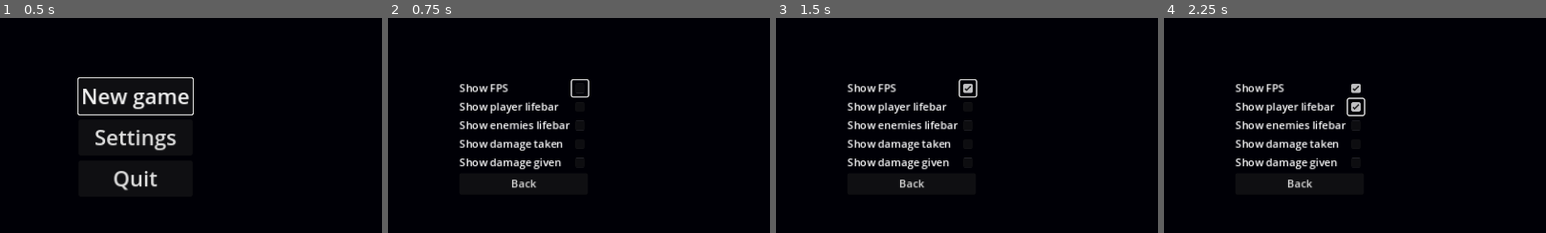
Above: before the commit, frames 1-4 (left to right).
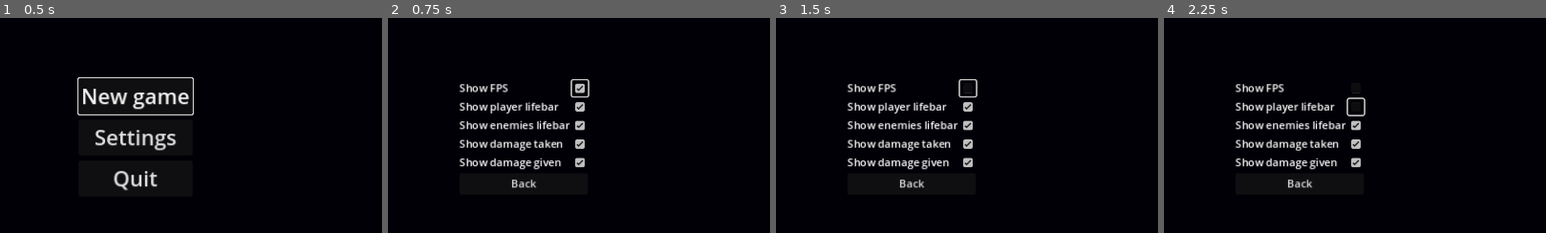
Above: after the commit, the same moments.

Repository: sebszczec/Bambo
Game: Godot game, scene res://scenes/start_menu.tscn
Two runs of this game, one before a commit and one after it. Both use one fixed random seed, a clock stepped at 60 frames per second and the inputs below.
Inputs (mouse positions are % of the whole screen's width and height, from its top left):
- Up to frame 1 (0.5 s): no input
- Up to frame 2 (0.75 s): click "Settings" at 0.5 s
- Up to frame 3 (1.5 s): click (57, 39) at 1.25 s
- Up to frame 4 (2.25 s): click (57, 43) at 2 s
The pictures show only the part of the screen within x 32-82%, y 22-72%; the shares and areas given below are measured in that part.

Frame 1 is identical in both runs. In frame 2, 0.5% of the frame differs, in the area x 49-52%, y 30-70%; in frame 3, 0.5%; in frame 4, 0.5%.

Commit message:
game can be configure through settings

Diff:
--- a/project.godot
+++ b/project.godot
@@ -15,6 +15,10 @@
 config/features=PackedStringArray("4.3", "Forward Plus")
 boot_splash/image="res://resources/bruxa logo.png"
 config/icon="res://icon.svg"
+
+[autoload]
+
+ConfigFIleHandler="*res://singletons/ConfigFileHandler.gd"
 
 [display]
 
--- a/scenes/settings_menu.tscn
+++ b/scenes/settings_menu.tscn
@@ -83,4 +83,9 @@
 layout_mode = 2
 text = "Back"
 
+[connection signal="toggled" from="GridContainer/HBoxContainer/Checks/ShowFpsCB" to="." method="_on_show_fps_cb_toggled"]
+[connection signal="toggled" from="GridContainer/HBoxContainer/Checks/ShowPlayerLifebarCB" to="." method="_on_show_player_lifebar_cb_toggled"]
+[connection signal="toggled" from="GridContainer/HBoxContainer/Checks/ShowEnemiesLifebarCB" to="." method="_on_show_enemies_lifebar_cb_toggled"]
+[connection signal="toggled" from="GridContainer/HBoxContainer/Checks/ShowDamageTakenCB" to="." method="_on_show_damage_taken_cb_toggled"]
+[connection signal="toggled" from="GridContainer/HBoxContainer/Checks/ShowDamageGivenCB" to="." method="_on_show_damage_given_cb_toggled"]
 [connection signal="pressed" from="GridContainer/BackButton" to="." method="_on_back_button_pressed"]
--- a/scripts/BallEnemy.gd
+++ b/scripts/BallEnemy.gd
@@ -15,7 +15,6 @@
 @export var Damage = 10
 @export var IsDamageOverTime = true
 @export var DamageTickTime = 0.5
-@export var ShowLifeBar = true
 @export var Life = 100
 
 @onready var agent = $NavigationAgent2D
@@ -23,14 +22,20 @@
 signal killed
 
 var resizeFactor = 1
+var showLifeBar = true
+var showDamage = true
 
 var player = null
 
 func _ready():
 	set_physics_process(false)
 	call_deferred("skip_frame")
+
+	var visualSettings = ConfigFIleHandler.load_visuals()
+	showLifeBar = visualSettings["show_enemies_lifebar"]
+	showDamage = visualSettings["show_damage_given"]
 	lifeBar.setColor(Color(0, 255, 0))
-	lifeBar.visible = ShowLifeBar
+	lifeBar.visible = showLifeBar
 
 	resizeTimer.start()
 
@@ -92,9 +97,10 @@
 
 
 func handleDamage(damage):
-	var damageText = floatingTextScene.instantiate()
-	damageText.Amount = damage
-	add_child(damageText)
+	if showDamage:
+		var damageText = floatingTextScene.instantiate()
+		damageText.Amount = damage
+		add_child(damageText)
 
 	Life = Life - damage
 	lifeBar.setValue(Life)
--- a/scripts/Player.gd
+++ b/scripts/Player.gd
@@ -15,7 +15,6 @@
 @export var SateliteRotationSpeed = 5
 @export var SateliteRadius = 25
 @export var PlayerRotationSpeed = 5
-@export var ShowLifeBar = true
 @export var Life = 100
 
 @export_category("Camera")
@@ -29,14 +28,19 @@
 var calculatedAcceleration = PlayerAcceleration
 var aim_vector = Vector2(0, 0)
 var aim_angle = 0
+var showLifeBar = true
+var showDamage = true
 
 var timers = {}
 
 func _ready() -> void:
 	lifeBar.setColor(Color(255, 0, 0))
 
+	var visualSettings = ConfigFIleHandler.load_visuals()
+	showLifeBar = visualSettings["show_player_lifebar"]
+	showDamage = visualSettings["show_damage_taken"]
 	lifeBar.setMaxValue(Life)
-	lifeBar.visible = ShowLifeBar
+	lifeBar.visible = showLifeBar
 
 func _physics_process(delta):
 	handleZoom()
@@ -130,9 +134,10 @@
 
 
 func handleDamage(damage):
-	var damageText = floatingTextScene.instantiate()
-	damageText.Amount = damage
-	add_child(damageText)
+	if showDamage:
+		var damageText = floatingTextScene.instantiate()
+		damageText.Amount = damage
+		add_child(damageText)
 
 	Life = Life - damage
 	lifeBar.setValue(Life)
--- a/scripts/information_box.gd
+++ b/scripts/information_box.gd
@@ -1,8 +1,8 @@
 extends Control
 
-@export var ShowFps = true
-@export var ShowEnemyCount= true
-@export var ShowBulletCount = true
+var showFps = true
+var showEnemyCount= true
+var showBulletCount = true
 
 @onready var fps_counter = $CanvasLayer/BoxContainer/FpsCounter
 @onready var enemy_counter = $CanvasLayer/BoxContainer/EnemyCounter
@@ -13,49 +13,23 @@
 
 # Called when the node enters the scene tree for the first time.
 func _ready() -> void:
-	fps_counter.visible = ShowFps
-	enemy_counter.visible = ShowEnemyCount
-	bullet_counter.visible = ShowBulletCount
+	var visualSettings = ConfigFIleHandler.load_visuals()
+
+	showFps = visualSettings["show_fps"]
+
+	fps_counter.visible = showFps
+	enemy_counter.visible = showEnemyCount
+	bullet_counter.visible = showBulletCount
 
 
 # Called every frame. 'delta' is the elapsed time since the previous frame.
 func _process(_delta: float) -> void:
-	if ShowFps == true:
+	if showFps == true:
 		fps_counter.text = "FPS: " + str(Engine.get_frames_per_second())
-	if ShowEnemyCount == true:
+	if showEnemyCount == true:
 		enemy_counter.text = "Enemies: " + str(enemyCount)
-	if ShowBulletCount == true:
+	if showBulletCount == true:
 		bullet_counter.text = "Bullets: " + str(bulletCount)
-
-
-func enableShowFps():
-	fps_counter.visible = true
-	ShowFps = true
-
-
-func disableShowFps():
-	fps_counter.visible = false
-	ShowFps = false
-
-
-func enableShowEnemyCount():
-	enemy_counter.visible = true
-	ShowEnemyCount = true
-
-
-func disableShowEnemyCount():
-	enemy_counter.visible = false
-	ShowEnemyCount = false
-
-
-func enableShowBulletCount():
-	bullet_counter.visible = true
-	ShowBulletCount = true
-
-
-func disableShowBulletCount():
-	bullet_counter.visible = false
-	ShowBulletCount = false
 
 
 func increaseEnemyCount():
--- a/scripts/settings_menu.gd
+++ b/scripts/settings_menu.gd
@@ -11,6 +11,13 @@
 func _ready() -> void:
 	showFspCB.grab_focus()
 
+	var visualSettings = ConfigFIleHandler.load_visuals()
+	showFspCB.button_pressed = visualSettings["show_fps"]
+	showPlayerLifebarCB.button_pressed = visualSettings["show_player_lifebar"]
+	showEnemiesLifebarCB.button_pressed = visualSettings["show_enemies_lifebar"]
+	showDamageTakenCB.button_pressed = visualSettings["show_damage_taken"]
+	showDamageGivenCB.button_pressed = visualSettings["show_damage_given"]
+
 
 # Called every frame. 'delta' is the elapsed time since the previous frame.
 func _process(_delta: float) -> void:
@@ -20,3 +27,23 @@
 
 func _on_back_button_pressed() -> void:
 	get_tree().change_scene_to_file("res://scenes/start_menu.tscn")
+
+
+func _on_show_fps_cb_toggled(toggled_on: bool) -> void:
+	ConfigFIleHandler.save_visuals_setting("show_fps", toggled_on)
+
+
+func _on_show_player_lifebar_cb_toggled(toggled_on: bool) -> void:
+	ConfigFIleHandler.save_visuals_setting("show_player_lifebar", toggled_on)
+
+
+func _on_show_enemies_lifebar_cb_toggled(toggled_on: bool) -> void:
+	ConfigFIleHandler.save_visuals_setting("show_enemies_lifebar", toggled_on)
+
+
+func _on_show_damage_taken_cb_toggled(toggled_on: bool) -> void:
+	ConfigFIleHandler.save_visuals_setting("show_damage_taken", toggled_on)
+
+
+func _on_show_damage_given_cb_toggled(toggled_on: bool) -> void:
+	ConfigFIleHandler.save_visuals_setting("show_damage_given", toggled_on)
--- /dev/null
+++ b/singletons/ConfigFileHandler.gd
@@ -0,0 +1,29 @@
+extends Node
+
+var config = ConfigFile.new()
+var SETTINGS_FILE_PATH = "user://settings.ini"
+
+# Called when the node enters the scene tree for the first time.
+func _ready() -> void:
+	if !FileAccess.file_exists(SETTINGS_FILE_PATH):
+		config.set_value("Visuals", "show_fps", true)
+		config.set_value("Visuals", "show_player_lifebar", true)
+		config.set_value("Visuals", "show_enemies_lifebar", true)
+		config.set_value("Visuals", "show_damage_taken", true)
+		config.set_value("Visuals", "show_damage_given", true)
+
+		config.save(SETTINGS_FILE_PATH)
+	else:
+		config.load(SETTINGS_FILE_PATH)
+
+func save_visuals_setting(key : String, value):
+	config.set_value("Visuals", key, value)
+	config.save(SETTINGS_FILE_PATH)
+
+func load_visuals():
+	var visuals = {}
+
+	for key in config.get_section_keys("Visuals"):
+		visuals[key] = config.get_value("Visuals", key)
+
+	return visuals
